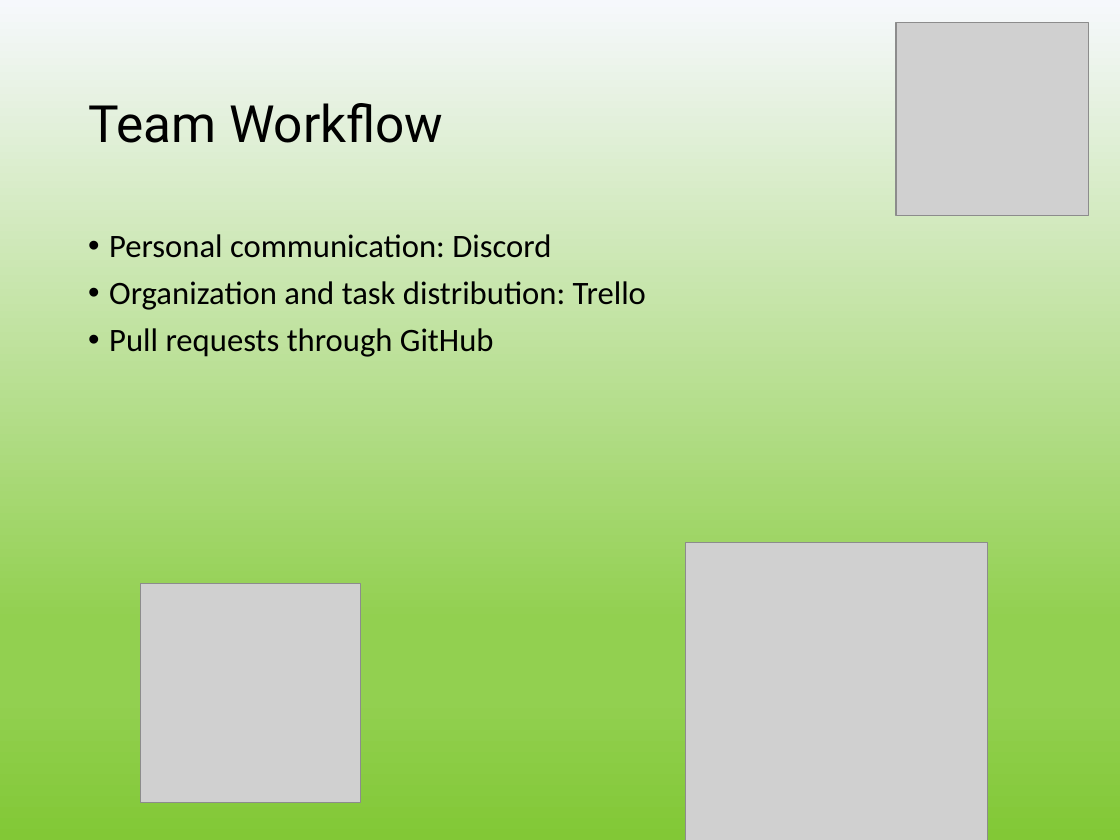
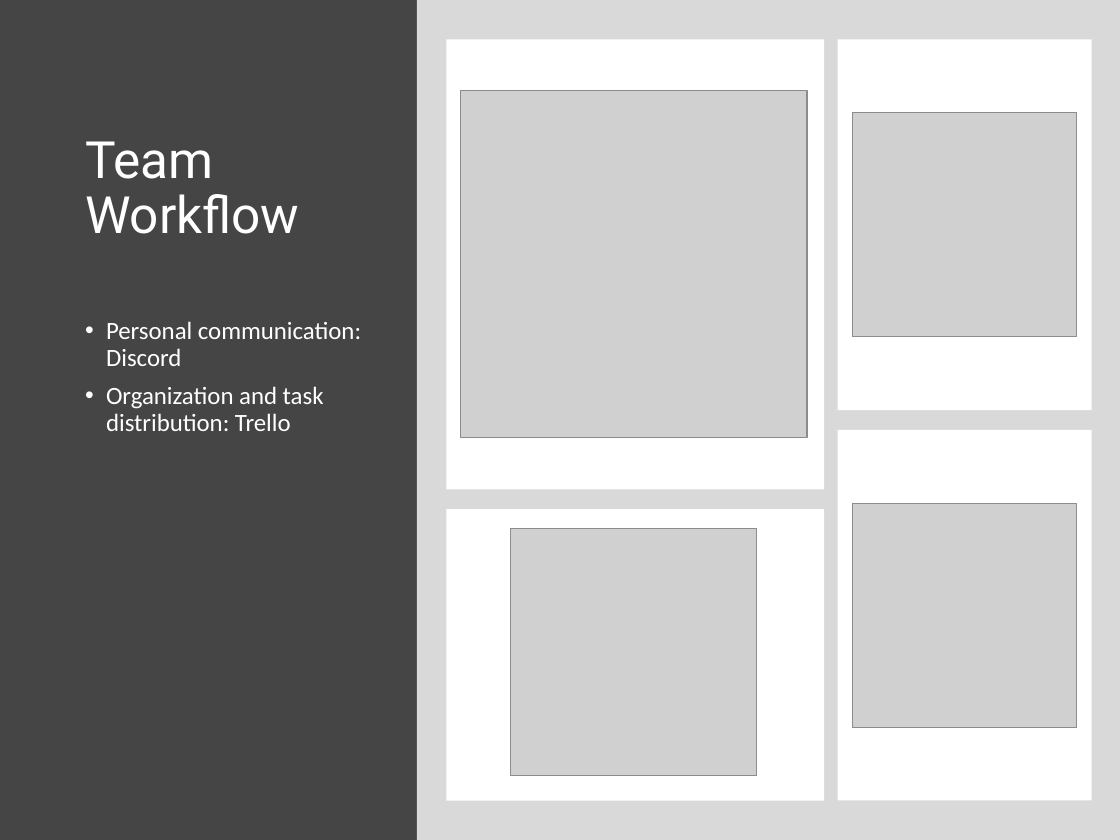
Before and after one commit to vicchig/StudentAgenda, a slide deck: slide 9 of d3/CSC301 TDSB Education app final presentation.pptx. Drawn at 1120x840 pixels with LibreOffice and Linux fonts; fonts in the diff are those of the drawing; grey boxes stand for pictures; background and template pictures are left out. Boxes give left, top, right and bottom in pixels: in the first picture for what was removed or moved away, otherwise in the second. Text is boxed around its words. In the diff, an @@ line names an element or a change of style, - is before the commit and + after.

```diff
--- a/d3/CSC301 TDSB Education app final presentation.pptx
+++ b/d3/CSC301 TDSB Education app final presentation.pptx
@@ background picture (left out) to #454545 @@
@@ rectangle added at (x1=417, y1=0, x2=1120, y2=840), fill #FFFFFF at 80% opacity @@
@@ picture removed at (x1=896, y1=22, x2=1089, y2=215) @@
@@ rectangle added at (x1=447, y1=39, x2=824, y2=489), fill #FFFFFF @@
@@ rectangle added at (x1=838, y1=39, x2=1092, y2=410), fill #FFFFFF @@
@@ title "Team Workflow" moved from (x1=88, y1=103, x2=443, y2=143) to (x1=85, y1=141, x2=299, y2=234) @@
@@ title "Team Workflow" at (x1=85, y1=141, x2=299, y2=234): text colour #000000 to #FFFFFF @@
@@ picture added at (x1=460, y1=91, x2=808, y2=438) @@
@@ picture resized from (x1=141, y1=584, x2=361, y2=803) to (x1=852, y1=112, x2=1076, y2=336) @@
@@ text "Personal communication: Discord" moved from (x1=109, y1=234, x2=646, y2=357) to (x1=106, y1=321, x2=361, y2=431) @@
@@ text "Personal communication: Discord" at (x1=106, y1=321, x2=361, y2=431): size 21 to 16 pt, text colour #000000 to #FFFFFF @@
@@ text at (x1=109, y1=328, x2=494, y2=357): paragraph removed @@
-• Pull requests through GitHub
@@ rectangle added at (x1=838, y1=430, x2=1092, y2=801), fill #FFFFFF @@
@@ rectangle added at (x1=447, y1=508, x2=824, y2=800), fill #FFFFFF @@
@@ picture resized from (x1=685, y1=542, x2=988, y2=840) to (x1=852, y1=504, x2=1076, y2=728) @@
@@ picture added at (x1=511, y1=529, x2=757, y2=775) @@
```
Also in this commit, not shown: 6 other slides changed, 3 slides added, 1 slide removed.
